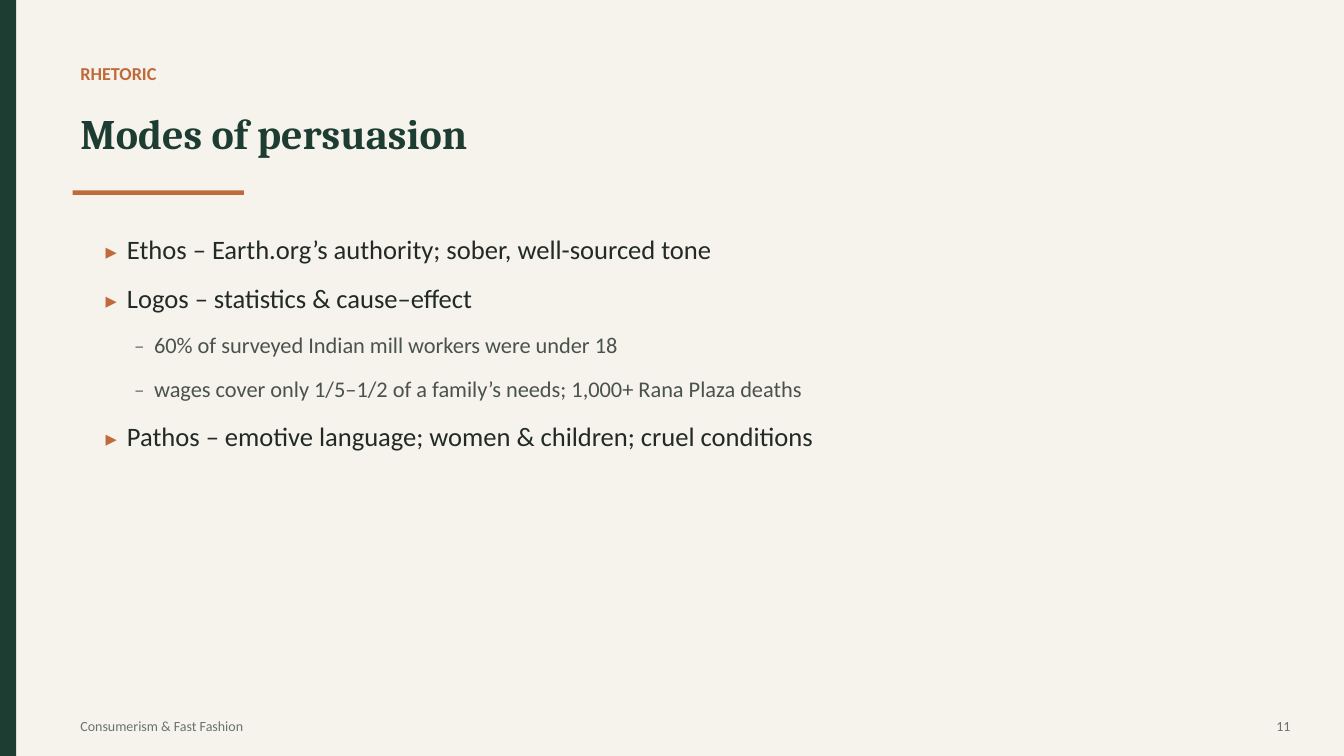
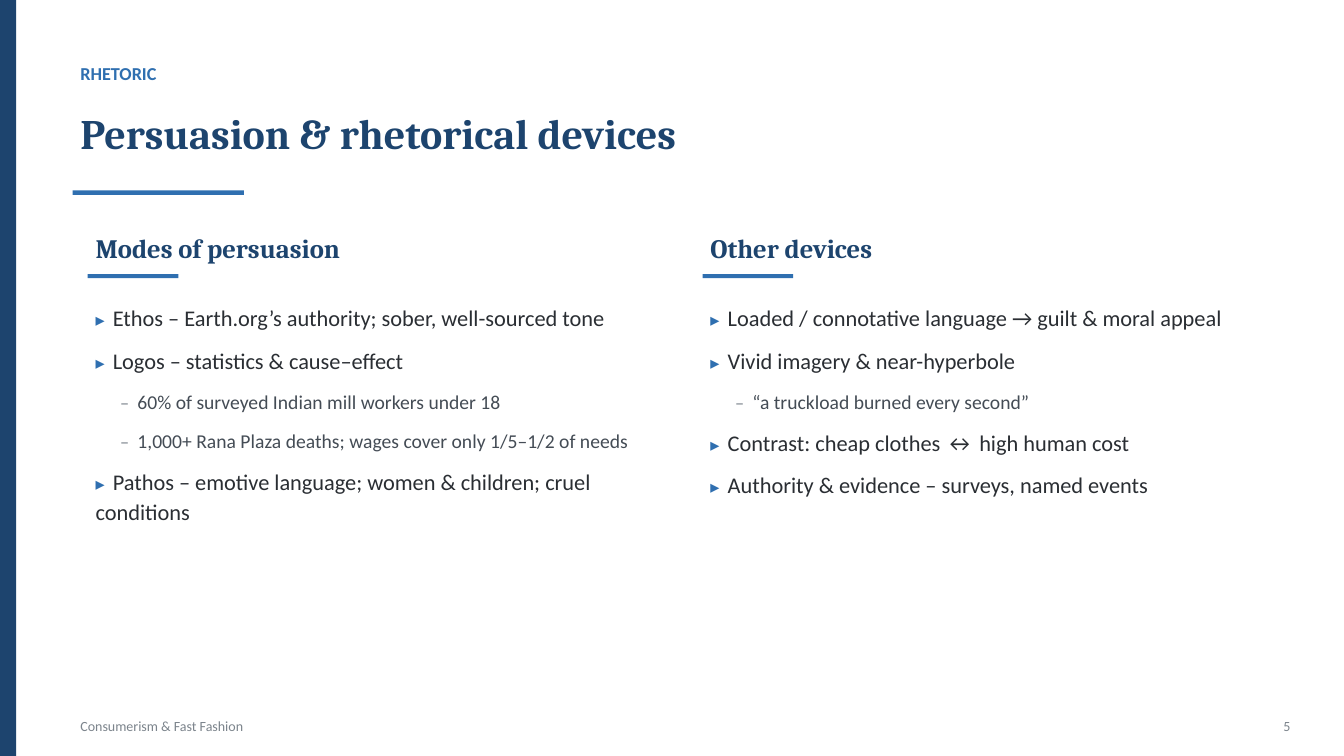
Before and after one commit to fdsh75qs9z-ui/MssAtelier, a slide deck: slide 5 of fast-fashion-presentation/Fast_Fashion_Presentation.pptx (slide 11 before the commit). Drawn at 1344x756 pixels with LibreOffice and Linux fonts; fonts in the diff are those of the drawing. Boxes give left, top, right and bottom in pixels: in the first picture for what was removed or moved away, otherwise in the second. Text is boxed around its words. In the diff, an @@ line names an element or a change of style, - is before the commit and + after.

```diff
--- a/fast-fashion-presentation/Fast_Fashion_Presentation.pptx
+++ b/fast-fashion-presentation/Fast_Fashion_Presentation.pptx
@@ background #F6F3EC to #FFFFFF @@
@@ rectangle at (x1=0, y1=0, x2=16, y2=756): fill #1E3D32 to #1D446E @@
@@ text "RHETORIC" at (x1=80, y1=68, x2=156, y2=80): text colour #C06A3C to #2F6FB0 @@
@@ text added at (x1=80, y1=120, x2=676, y2=150), 30 pt, text #1D446E, bold @@
+Persuasion & rhetorical devices
@@ rectangle at (x1=73, y1=191, x2=244, y2=195): fill #C06A3C to #2F6FB0 @@
@@ text "Modes of persuasion" moved from (x1=80, y1=119, x2=467, y2=158) to (x1=96, y1=239, x2=340, y2=264) @@
@@ text "Modes of persuasion" at (x1=96, y1=239, x2=340, y2=264): size 30 to 19 pt, text colour #1E3D32 to #1D446E @@
@@ text added at (x1=710, y1=239, x2=872, y2=259), 19 pt, text #1D446E, bold @@
+Other devices
@@ text "▸ Ethos – Earth.org’s authority; ..." moved from (x1=127, y1=240, x2=813, y2=451) to (x1=96, y1=310, x2=628, y2=520) @@
@@ rectangle added at (x1=88, y1=274, x2=178, y2=278), fill #2F6FB0 @@
@@ rectangle added at (x1=703, y1=274, x2=793, y2=278), fill #2F6FB0 @@
@@ text at (x1=96, y1=310, x2=604, y2=520): size 16 to 13 pt, text colour #C06A3C to #2F6FB0 in "▸", "▸", "▸"; size 19 to 16 pt, text colour #222A26 to #2A2E33 in "Ethos – Earth.org’s authority; sober, well-sourced tone", "Logos – statistics & cause–effect", "Pathos – emotive language; women & children; ..."; less space between paragraphs @@
@@ text added at (x1=728, y1=310, x2=1221, y2=497), 16 pt, text #2A2E33 @@
+▸ Loaded / connotative language → guilt & moral appeal
+▸ Vivid imagery & near-hyperbole
+– “a truckload burned every second”
+▸ Contrast: cheap clothes ↔ high human cost
+▸ Authority & evidence – surveys, named events
@@ text at (x1=137, y1=395, x2=628, y2=452): text changed; size 16 to 14 pt; text colour #4A524D to #444C55 @@
-– 60% of surveyed Indian mill workers were under 18
-– wages cover only 1/5–1/2 of a family’s needs; 1,000+ Rana Plaza deaths
+– 60% of surveyed Indian mill workers under 18
+– 1,000+ Rana Plaza deaths; wages cover only 1/5–1/2 of needs
@@ text "Consumerism & Fast Fashion" at (x1=80, y1=721, x2=243, y2=731): text colour #6B736E to #7C848C @@
@@ text at (x1=1283, y1=722, x2=1290, y2=731): text changed; text colour #6B736E to #7C848C @@
-11
+5
```
Also in this commit, not shown: 9 other slides changed, 11 slides removed, 2 other files.
